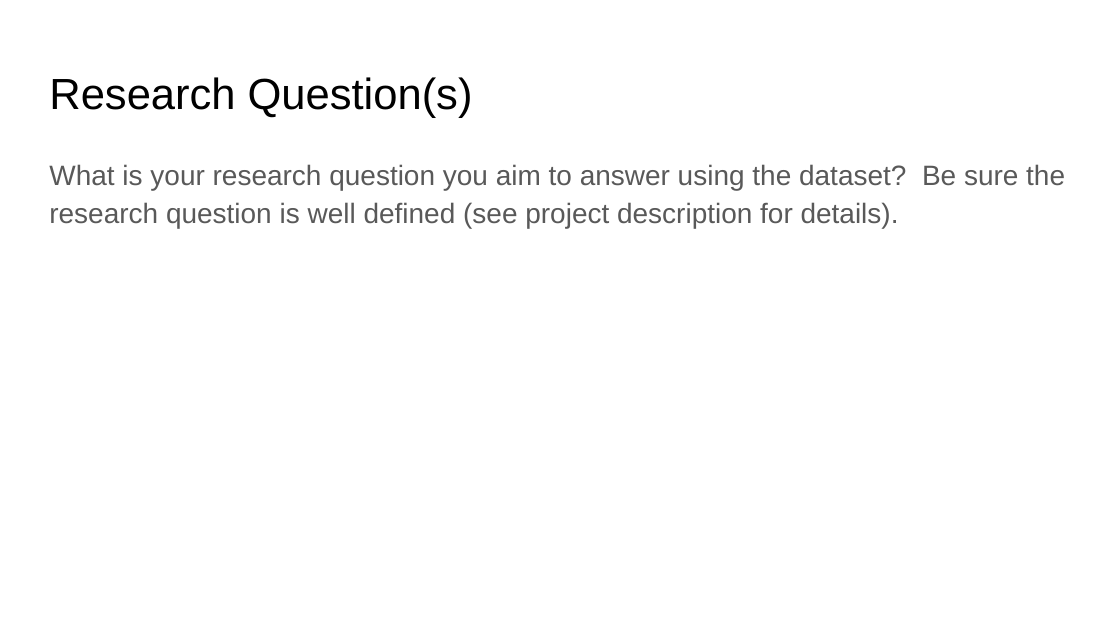
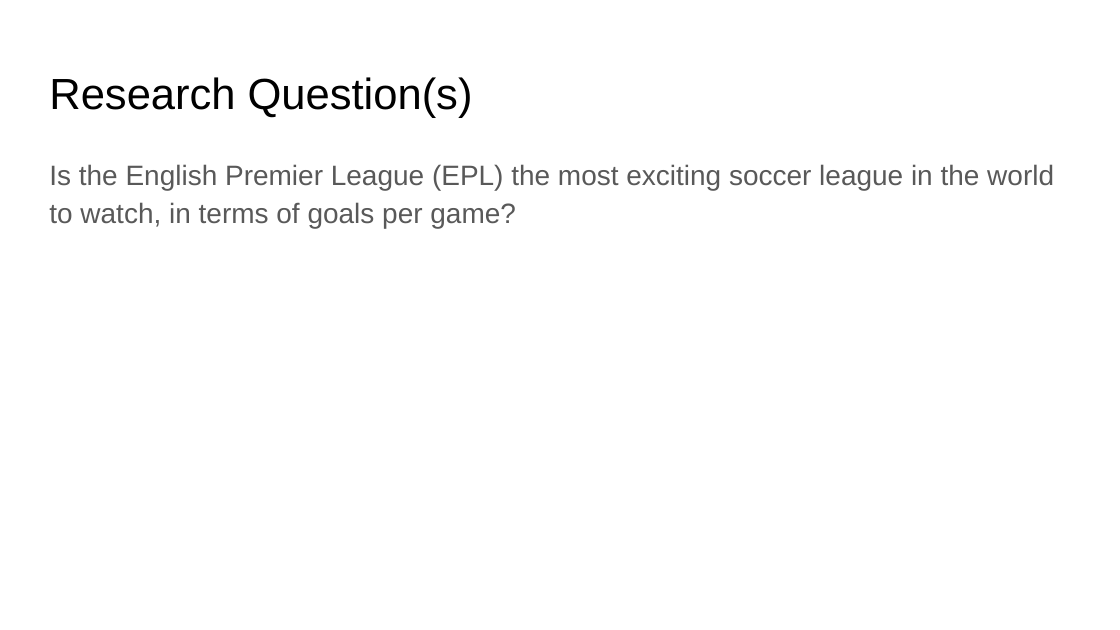
Before and after one commit to EdmondLeahy/PythonForDataScience, a slide deck: slide 4 of Week6/Slides/DSE 200X_ MiniProjectPresentation-Eleahy.pptx. Drawn at 1120x630 pixels with LibreOffice and Linux fonts; fonts in the diff are those of the drawing. Boxes give left, top, right and bottom in pixels: in the first picture for what was removed or moved away, otherwise in the second. Text is boxed around its words. In the diff, an @@ line names an element or a change of style, - is before the commit and + after.

```diff
--- a/Week6/Slides/DSE 200X_ MiniProjectPresentation-Eleahy.pptx
+++ b/Week6/Slides/DSE 200X_ MiniProjectPresentation-Eleahy.pptx
@@ text at box(49, 164, 1054, 229): text changed @@
-What is your research question you aim to answer using the dataset? Be sure the research question is well defined (see project description for details).
+Is the English Premier League (EPL) the most exciting soccer league in the world to watch, in terms of goals per game?
```
Also in this commit, not shown: 3 slides added, 2 slides removed, 1 other file.
